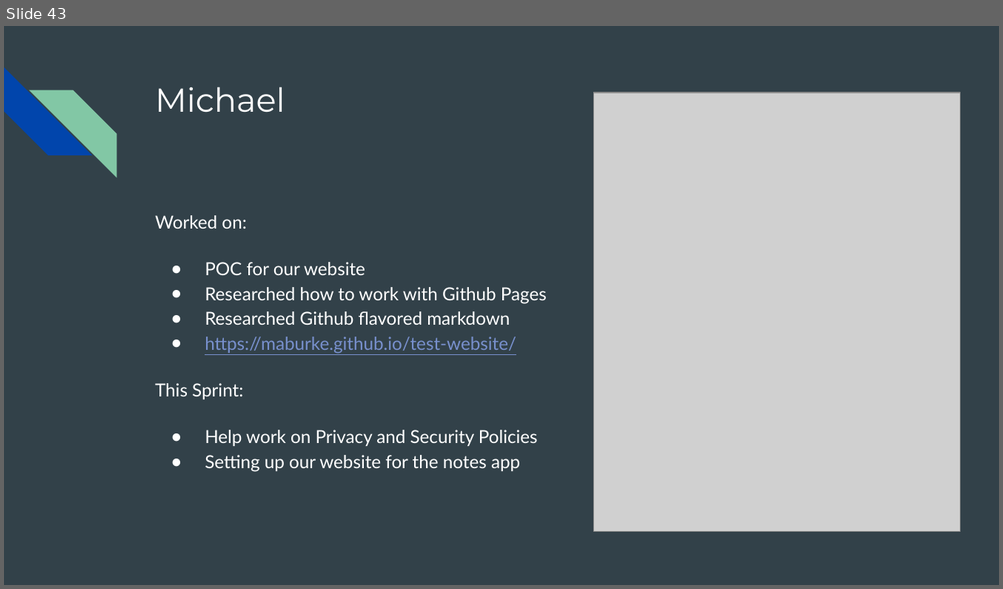
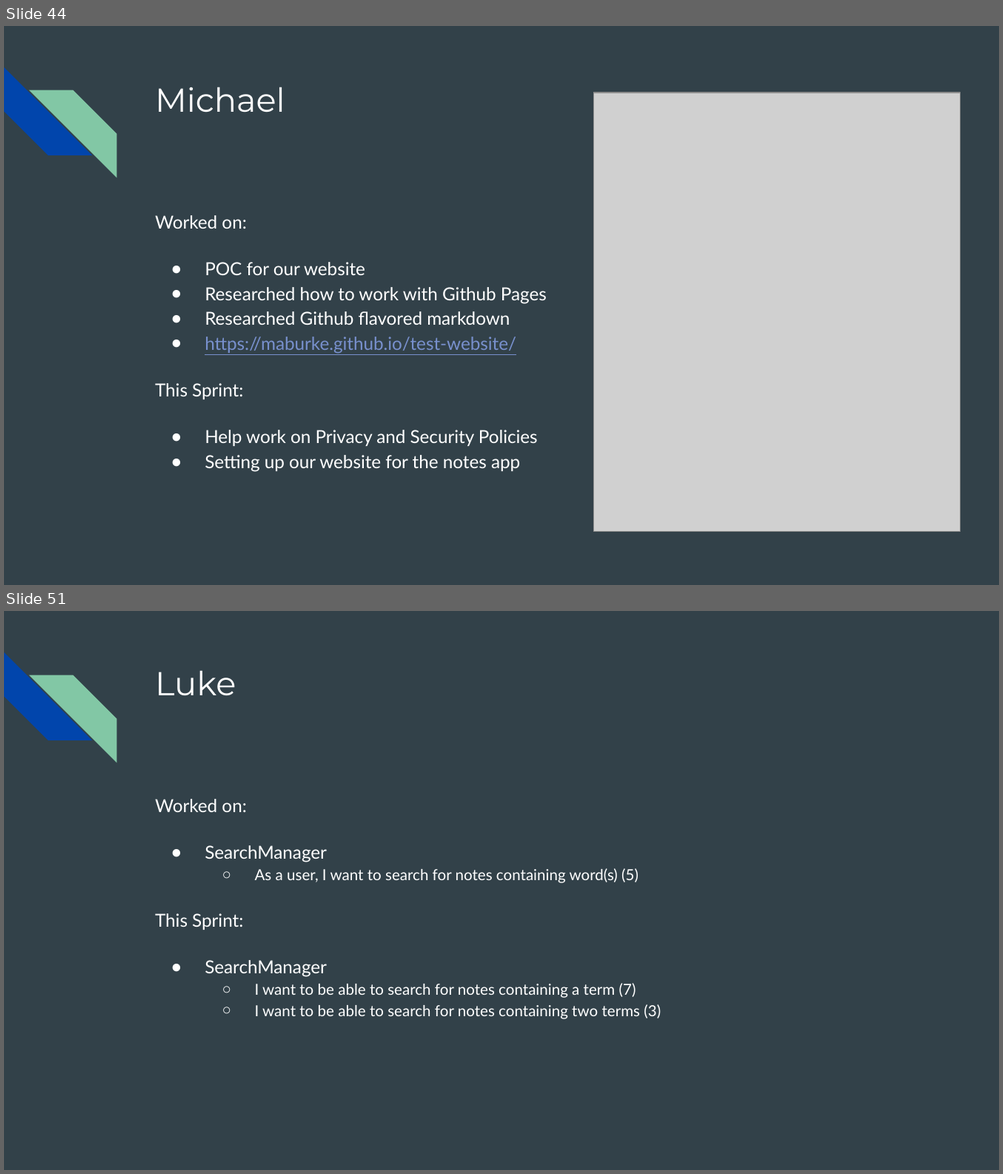
Before and after one commit to Incognoto/incognoto, a slide deck: SUM Presentations.pptx. Shown one above the other, each under a label of ours: slide 43 before the commit, slides 44 and 51 after it; the slides between them are not shown. The pictures are 1003x589 and 1003x1174 pixels, drawn with LibreOffice and Linux fonts; fonts in the diff are those of the drawing; grey boxes stand for pictures. Boxes give left, top, right and bottom in pixels: in the first picture for what was removed or moved away, otherwise in the second. Text is boxed around its words. In the diff, an @@ line names an element or a change of style, - is before the commit and + after.

```diff
--- a/SUM Presentations.pptx
+++ b/SUM Presentations.pptx
@@ slide 51 added at <box>4,611,999,1170</box>, background #324149; not listed: 2 template elements that a slide beside it also shows @@
@@ title added at <box>155,670,236,696</box>, 24 pt, text #FFFFFF @@
+Luke
@@ text added at <box>155,799,660,1019</box>, 11 pt, text #FFFFFF @@
+Worked on:
+● SearchManager
+  ○ As a user, I want to search for notes containing word(s) (5)
+This Sprint:
+● SearchManager
+  ○ I want to be able to search for notes containing a term (7)
+  ○ I want to be able to search for notes containing two terms (3)
@@ what was slide 43 is now slide 44 @@
```
Also in this commit, not shown: 1 slide changed, 7 other slides added, 1 slide removed.
